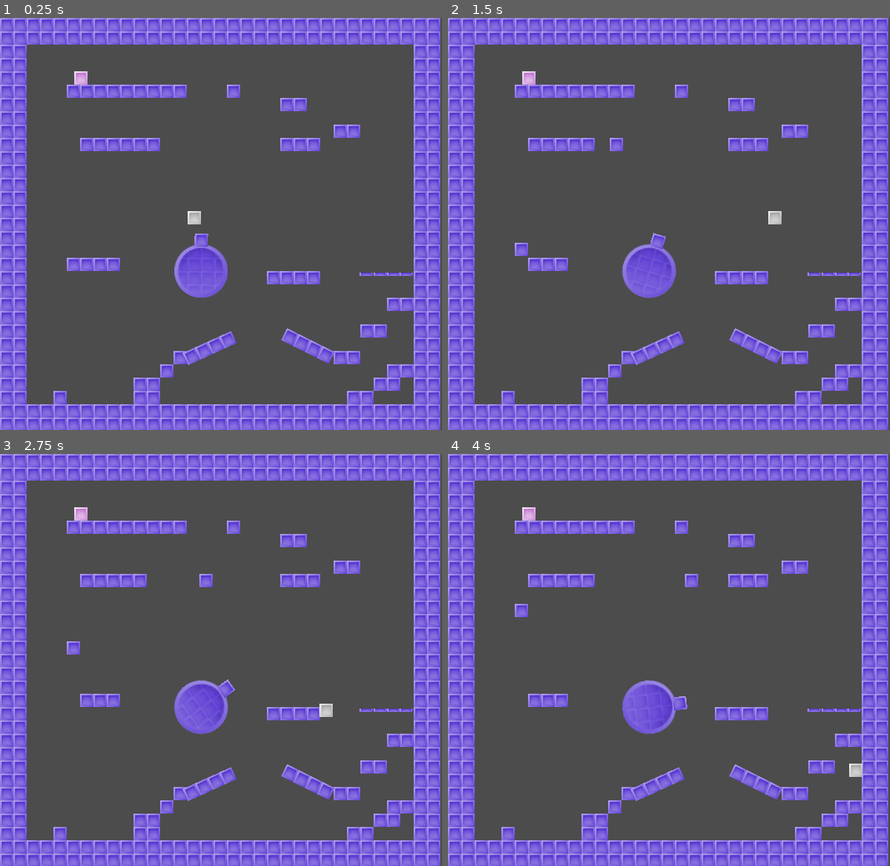
Above: before the commit, frames 1-4 (two rows, left to right).
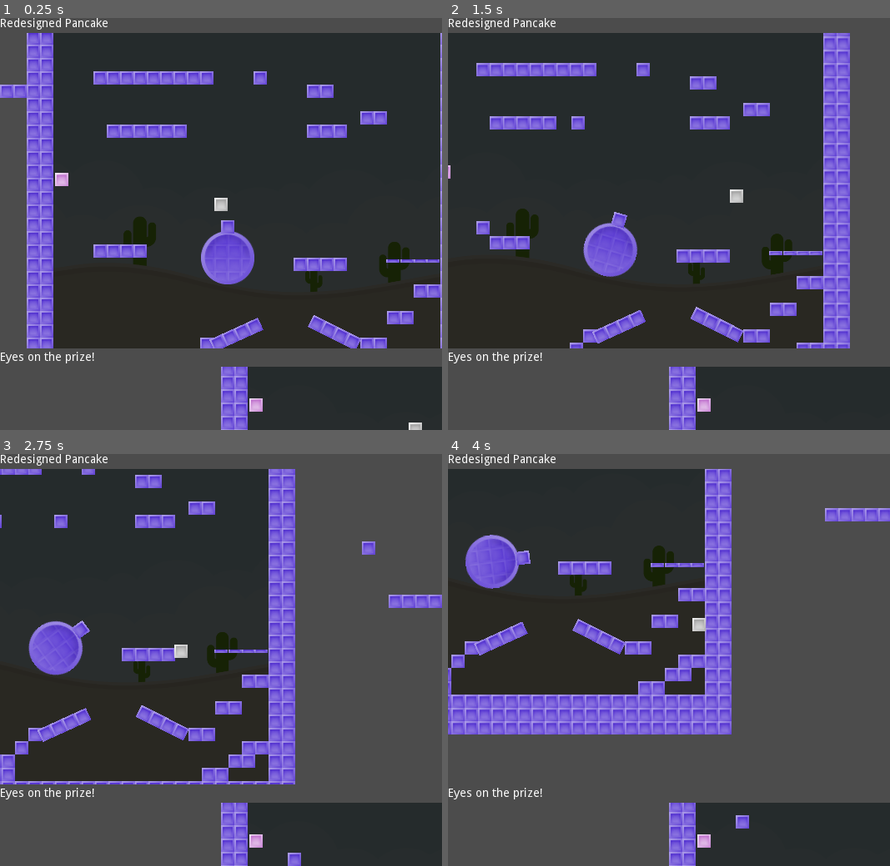
Above: after the commit, the same moments.

Repository: Northburns/redesigned-pancake
Game: Godot game, scene res://ui_spike/main_ui.tscn
Two runs of this game, one before a commit and one after it. Both use one fixed random seed, a clock stepped at 60 frames per second and the inputs below. Before the commit the project starts from res://builtin_sample/colworld.tscn.
Inputs:
- Up to frame 1 (0.25 s): no input
- Up to frame 2 (1.5 s): hold Right (move_right) from 0.53 s (still down); tap Space (jump) at 0.77 s
- Up to frame 3 (2.75 s): tap Space (jump) at 1.52 s; release Right (move_right) at 2.03 s; hold Left (move_left) from 2.03 s (still down)
- Up to frame 4 (4 s): release Left (move_left) at 2.78 s; hold Right (move_right) from 2.78 s (still down); tap Space (jump) at 3.02, 3.77 s

The runs differ from the first frame. In frame 1, 92% of the frame differs, in the area x 0-100%, y 0-100%; in frame 2, 91%; in frame 3, 74%; in frame 4, 65%.

Commit message:
some kind of split screen spike

Diff:
--- a/builtin_sample/colworld.tscn
+++ b/builtin_sample/colworld.tscn
@@ -1,11 +1,12 @@
-[gd_scene load_steps=19 format=2]
+[gd_scene load_steps=20 format=2]
 
 [ext_resource path="res://builtin_sample/colworld.gd" type="Script" id=1]
-[ext_resource path="res://builtin_sample/obstacle.png" type="Texture" id=2]
-[ext_resource path="res://builtin_sample/player.tscn" type="PackedScene" id=3]
-[ext_resource path="res://builtin_sample/princess.png" type="Texture" id=4]
-[ext_resource path="res://builtin_sample/circle.png" type="Texture" id=5]
-[ext_resource path="res://builtin_sample/long_obstacle.png" type="Texture" id=6]
+[ext_resource path="res://placeholder_art/kenney_platformer/Backgrounds/colored_desert.png" type="Texture" id=2]
+[ext_resource path="res://builtin_sample/obstacle.png" type="Texture" id=3]
+[ext_resource path="res://builtin_sample/player.tscn" type="PackedScene" id=4]
+[ext_resource path="res://builtin_sample/princess.png" type="Texture" id=5]
+[ext_resource path="res://builtin_sample/circle.png" type="Texture" id=6]
+[ext_resource path="res://builtin_sample/long_obstacle.png" type="Texture" id=7]
 
 [sub_resource type="RectangleShape2D" id=1]
 
@@ -137,7 +138,15 @@
 
 script = ExtResource( 1 )
 
-[node name="TileMap" type="TileMap" parent="." index="0"]
+[node name="Sprite" type="Sprite" parent="." index="0"]
+
+modulate = Color( 0.179688, 0.179688, 0.179688, 1 )
+position = Vector2( 261.9, 264.058 )
+scale = Vector2( 0.488477, 0.484263 )
+texture = ExtResource( 2 )
+_sections_unfolded = [ "Visibility" ]
+
+[node name="TileMap" type="TileMap" parent="." index="1"]
 
 mode = 0
 tile_set = SubResource( 2 )
@@ -158,11 +167,11 @@
 tile_data = PoolIntArray( 0, 0, 0, 1, 0, 0, 2, 0, 0, 3, 0, 0, 4, 0, 0, 5, 0, 0, 6, 0, 0, 7, 0, 0, 8, 0, 0, 9, 0, 0, 10, …(4888 unchanged characters)…
 _sections_unfolded = [ "Collision" ]
 
-[node name="player" parent="." index="1" instance=ExtResource( 3 )]
+[node name="player" parent="." index="2" instance=ExtResource( 4 )]
 
 position = Vector2( 233.06, 223.436 )
 
-[node name="moving_platform1" type="KinematicBody2D" parent="." index="2"]
+[node name="moving_platform1" type="KinematicBody2D" parent="." index="3"]
 
 position = Vector2( 274.142, 152 )
 input_pickable = false
@@ -188,7 +197,7 @@
 anims/leftright = SubResource( 4 )
 blend_times = [  ]
 
-[node name="moving_platform2" type="KinematicBody2D" parent="." index="3"]
+[node name="moving_platform2" type="KinematicBody2D" parent="." index="4"]
 
 position = Vector2( 88.3493, 284.689 )
 input_pickable = false
@@ -215,9 +224,9 @@
 anims/updown = SubResource( 6 )
 blend_times = [  ]
 
-[node name="princess" type="Area2D" parent="." index="4"]
-
-position = Vector2( 97, 72 )
+[node name="princess" type="Area2D" parent="." index="5"]
+
+position = Vector2( 39.9846, 210.466 )
 input_pickable = true
 gravity_vec = Vector2( 0, 1 )
 gravity = 98.0
@@ -225,6 +234,9 @@
 angular_damp = 1.0
 audio_bus_override = false
 audio_bus_name = "Master"
+__meta__ = {
+"_edit_group_": true
+}
 
 [node name="collision" type="CollisionShape2D" parent="princess" index="0"]
 
@@ -232,9 +244,10 @@
 
 [node name="Sprite" type="Sprite" parent="princess" index="1"]
 
-texture = ExtResource( 4 )
-
-[node name="youwin" type="Label" parent="." index="5"]
+position = Vector2( 1.89215, -0.0552826 )
+texture = ExtResource( 5 )
+
+[node name="youwin" type="Label" parent="." index="6"]
 
 visible = false
 anchor_left = 0.0
@@ -258,7 +271,7 @@
 lines_skipped = 0
 max_lines_visible = -1
 
-[node name="oneway1" type="KinematicBody2D" parent="." index="6"]
+[node name="oneway1" type="KinematicBody2D" parent="." index="7"]
 
 position = Vector2( 439, 308 )
 input_pickable = false
@@ -269,14 +282,14 @@
 [node name="sprite" type="Sprite" parent="oneway1" index="0"]
 
 scale = Vector2( 1, 0.3 )
-texture = ExtResource( 2 )
+texture = ExtResource( 3 )
 
 [node name="CollisionShape2D" type="CollisionShape2D" parent="oneway1" index="1"]
 
 shape = SubResource( 8 )
 one_way_collision = true
 
-[node name="oneway2" type="KinematicBody2D" parent="." index="7"]
+[node name="oneway2" type="KinematicBody2D" parent="." index="8"]
 
 position = Vector2( 456, 308 )
 input_pickable = false
@@ -287,14 +300,14 @@
 [node name="sprite" type="Sprite" parent="oneway2" index="0"]
 
 scale = Vector2( 1, 0.3 )
-texture = ExtResource( 2 )
+texture = ExtResource( 3 )
 
 [node name="CollisionShape2D" type="CollisionShape2D" parent="oneway2" index="1"]
 
 shape = SubResource( 8 )
 one_way_collision = true
 
-[node name="oneway3" type="KinematicBody2D" parent="." index="8"]
+[node name="oneway3" type="KinematicBody2D" parent="." index="9"]
 
 position = Vector2( 472, 308 )
 input_pickable = false
@@ -305,14 +318,14 @@
 [node name="sprite" type="Sprite" parent="oneway3" index="0"]
 
 scale = Vector2( 1, 0.3 )
-texture = ExtResource( 2 )
+texture = ExtResource( 3 )
 
 [node name="CollisionShape2D" type="CollisionShape2D" parent="oneway3" index="1"]
 
 shape = SubResource( 8 )
 one_way_collision = true
 
-[node name="oneway4" type="KinematicBody2D" parent="." index="9"]
+[node name="oneway4" type="KinematicBody2D" parent="." index="10"]
 
 position = Vector2( 487, 308 )
 input_pickable = false
@@ -323,14 +336,14 @@
 [node name="sprite" type="Sprite" parent="oneway4" index="0"]
 
 scale = Vector2( 1, 0.3 )
-texture = ExtResource( 2 )
+texture = ExtResource( 3 )
 
 [node name="CollisionShape2D" type="CollisionShape2D" parent="oneway4" index="1"]
 
 shape = SubResource( 8 )
 one_way_collision = true
 
-[node name="circle" type="KinematicBody2D" parent="." index="10"]
+[node name="circle" type="KinematicBody2D" parent="." index="11"]
 
 position = Vector2( 241.169, 304.126 )
 input_pickable = false
@@ -364,9 +377,9 @@
 [node name="boxsprite" type="Sprite" parent="circle" index="4"]
 
 position = Vector2( 0, -37.4108 )
-texture = ExtResource( 2 )
-
-[node name="platform" type="StaticBody2D" parent="." index="11"]
+texture = ExtResource( 3 )
+
+[node name="platform" type="StaticBody2D" parent="." index="12"]
 
 position = Vector2( 251.44, 396.557 )
 rotation = -0.428054
@@ -380,13 +393,13 @@
 
 [node name="sprite" type="Sprite" parent="platform" index="0"]
 
-texture = ExtResource( 6 )
+texture = ExtResource( 7 )
 
 [node name="CollisionShape2D" type="CollisionShape2D" parent="platform" index="1"]
 
 shape = SubResource( 12 )
 
-[node name="platform1" type="StaticBody2D" parent="." index="12"]
+[node name="platform1" type="StaticBody2D" parent="." index="13"]
 
 position = Vector2( 369.116, 394.016 )
 rotation = 0.465931
--- a/builtin_sample/player.tscn
+++ b/builtin_sample/player.tscn
@@ -24,3 +24,29 @@
 
 position = Vector2( -0.315559, 0.157784 )
 shape = SubResource( 1 )
+
+[node name="Camera2D" type="Camera2D" parent="." index="2"]
+
+anchor_mode = 1
+rotating = false
+current = true
+zoom = Vector2( 1, 1 )
+limit_left = -10000000
+limit_top = -10000000
+limit_right = 10000000
+limit_bottom = 10000000
+limit_smoothed = false
+drag_margin_h_enabled = true
+drag_margin_v_enabled = true
+smoothing_enabled = true
+smoothing_speed = 3.0
+offset_v = 0.0
+offset_h = 0.0
+drag_margin_left = 0.1
+drag_margin_top = 0.1
+drag_margin_right = 0.1
+drag_margin_bottom = 0.1
+editor_draw_screen = true
+editor_draw_limits = false
+editor_draw_drag_margin = false
+_sections_unfolded = [ "Drag Margin", "Editor", "Smoothing" ]
--- a/project.godot
+++ b/project.godot
@@ -11,7 +11,7 @@
 [application]
 
 config/name="Redesigned Pancake"
-run/main_scene="res://builtin_sample/colworld.tscn"
+run/main_scene="res://ui_spike/main_ui.tscn"
 config/icon="res://icon.png"
 
 [display]
--- /dev/null
+++ b/split_spike/split.tscn
@@ -0,0 +1,72 @@
+[gd_scene format=2]
+
+[node name="Main" type="Node2D" index="0"]
+
+[node name="ViewportContainer" type="ViewportContainer" parent="." index="0"]
+
+anchor_left = 0.0
+anchor_top = 0.0
+anchor_right = 0.0
+anchor_bottom = 0.0
+margin_right = 389.0
+margin_bottom = 313.0
+rect_pivot_offset = Vector2( 0, 0 )
+rect_clip_content = false
+mouse_filter = 0
+mouse_default_cursor_shape = 0
+size_flags_horizontal = 1
+size_flags_vertical = 1
+stretch = false
+stretch_shrink = 1
+
+[node name="Viewport" type="Viewport" parent="ViewportContainer" index="0"]
+
+arvr = false
+size = Vector2( 0, 0 )
+own_world = false
+world = null
+transparent_bg = false
+msaa = 0
+hdr = true
+disable_3d = false
+usage = 0
+debug_draw = 0
+render_target_v_flip = false
+render_target_clear_mode = 0
+render_target_update_mode = 2
+audio_listener_enable_2d = false
+audio_listener_enable_3d = false
+physics_object_picking = false
+gui_disable_input = false
+gui_snap_controls_to_pixels = true
+shadow_atlas_size = 0
+shadow_atlas_quad_0 = 2
+shadow_atlas_quad_1 = 2
+shadow_atlas_quad_2 = 3
+shadow_atlas_quad_3 = 4
+_sections_unfolded = [ "Rendering" ]
+
+[node name="Camera2D" type="Camera2D" parent="ViewportContainer/Viewport" index="0"]
+
+anchor_mode = 1
+rotating = false
+current = false
+zoom = Vector2( 1, 1 )
+limit_left = -10000000
+limit_top = -10000000
+limit_right = 10000000
+limit_bottom = 10000000
+limit_smoothed = false
+drag_margin_h_enabled = true
+drag_margin_v_enabled = true
+smoothing_enabled = false
+smoothing_speed = 5.0
+offset_v = 0.0
+offset_h = 0.0
+drag_margin_left = 0.2
+drag_margin_top = 0.2
+drag_margin_right = 0.2
+drag_margin_bottom = 0.2
+editor_draw_screen = true
+editor_draw_limits = false
+editor_draw_drag_margin = false
--- /dev/null
+++ b/ui_spike/Camera2D.gd
@@ -0,0 +1,7 @@
+extends Camera2D
+
+var target = null
+
+func _physics_process(delta):
+    if target:
+        position = target.position
--- /dev/null
+++ b/ui_spike/main_ui.gd
@@ -0,0 +1,18 @@
+extends MarginContainer
+
+onready var viewport1 = $VBoxContainer/VpCont_Main/Viewport
+onready var viewport2 = $VBoxContainer/VpCont_Goal/Viewport
+onready var camera1 = $VBoxContainer/VpCont_Main/Viewport/colworld/player/Camera2D
+onready var camera2 = $VBoxContainer/VpCont_Goal/Viewport/Camera2D
+onready var world = $VBoxContainer/VpCont_Main/Viewport/colworld
+
+func _ready():
+	assert(viewport1 != null)
+	assert(viewport2 != null)
+	assert(camera1 != null)
+	assert(camera2 != null)
+	assert(world != null)
+	viewport2.world_2d = viewport1.world_2d
+	var target = $VBoxContainer/VpCont_Main/Viewport/colworld/princess
+	assert(target != null)
+	camera2.target = target
--- /dev/null
+++ b/ui_spike/main_ui.tscn
@@ -0,0 +1,195 @@
+[gd_scene load_steps=4 format=2]
+
+[ext_resource path="res://ui_spike/main_ui.gd" type="Script" id=1]
+[ext_resource path="res://builtin_sample/colworld.tscn" type="PackedScene" id=2]
+[ext_resource path="res://ui_spike/Camera2D.gd" type="Script" id=3]
+
+[node name="MarginContainer" type="MarginContainer"]
+
+anchor_left = 0.0
+anchor_top = 0.0
+anchor_right = 1.0
+anchor_bottom = 1.0
+rect_pivot_offset = Vector2( 0, 0 )
+rect_clip_content = false
+mouse_filter = 0
+mouse_default_cursor_shape = 0
+size_flags_horizontal = 3
+size_flags_vertical = 3
+script = ExtResource( 1 )
+_sections_unfolded = [ "Anchor", "Grow Direction", "Theme", "custom_constants" ]
+
+[node name="VBoxContainer" type="VBoxContainer" parent="." index="0"]
+
+anchor_left = 0.0
+anchor_top = 0.0
+anchor_right = 0.0
+anchor_bottom = 0.0
+margin_left = 8.0
+margin_right = 530.0
+margin_bottom = 495.0
+rect_pivot_offset = Vector2( 0, 0 )
+rect_clip_content = false
+mouse_filter = 1
+mouse_default_cursor_shape = 0
+size_flags_horizontal = 1
+size_flags_vertical = 1
+alignment = 0
+_sections_unfolded = [ "Anchor" ]
+
+[node name="Label" type="Label" parent="VBoxContainer" index="0"]
+
+anchor_left = 0.0
+anchor_top = 0.0
+anchor_right = 0.0
+anchor_bottom = 0.0
+margin_right = 522.0
+margin_bottom = 14.0
+rect_pivot_offset = Vector2( 0, 0 )
+rect_clip_content = false
+mouse_filter = 2
+mouse_default_cursor_shape = 0
+size_flags_horizontal = 1
+size_flags_vertical = 4
+text = "Redesigned Pancake"
+percent_visible = 1.0
+lines_skipped = 0
+max_lines_visible = -1
+
+[node name="VpCont_Main" type="ViewportContainer" parent="VBoxContainer" index="1"]
+
+anchor_left = 0.0
+anchor_top = 0.0
+anchor_right = 0.0
+anchor_bottom = 0.0
+margin_top = 18.0
+margin_right = 522.0
+margin_bottom = 397.0
+rect_pivot_offset = Vector2( 0, 0 )
+rect_clip_content = false
+mouse_filter = 0
+mouse_default_cursor_shape = 0
+size_flags_horizontal = 1
+size_flags_vertical = 3
+stretch = true
+stretch_shrink = 1
+_sections_unfolded = [ "Size Flags" ]
+
+[node name="Viewport" type="Viewport" parent="VBoxContainer/VpCont_Main" index="0"]
+
+arvr = false
+size = Vector2( 522, 379 )
+own_world = false
+world = null
+transparent_bg = false
+msaa = 0
+hdr = true
+disable_3d = false
+usage = 2
+debug_draw = 0
+render_target_v_flip = false
+render_target_clear_mode = 0
+render_target_update_mode = 3
+audio_listener_enable_2d = false
+audio_listener_enable_3d = false
+physics_object_picking = false
+gui_disable_input = false
+gui_snap_controls_to_pixels = true
+shadow_atlas_size = 0
+shadow_atlas_quad_0 = 2
+shadow_atlas_quad_1 = 2
+shadow_atlas_quad_2 = 3
+shadow_atlas_quad_3 = 4
+
+[node name="colworld" parent="VBoxContainer/VpCont_Main/Viewport" index="0" instance=ExtResource( 2 )]
+
+[node name="Label2" type="Label" parent="VBoxContainer" index="2"]
+
+anchor_left = 0.0
+anchor_top = 0.0
+anchor_right = 0.0
+anchor_bottom = 0.0
+margin_top = 401.0
+margin_right = 522.0
+margin_bottom = 415.0
+rect_pivot_offset = Vector2( 0, 0 )
+rect_clip_content = false
+mouse_filter = 2
+mouse_default_cursor_shape = 0
+size_flags_horizontal = 1
+size_flags_vertical = 4
+text = "Eyes on the prize!"
+percent_visible = 1.0
+lines_skipped = 0
+max_lines_visible = -1
+
+[node name="VpCont_Goal" type="ViewportContainer" parent="VBoxContainer" index="3"]
+
+anchor_left = 0.0
+anchor_top = 0.0
+anchor_right = 0.0
+anchor_bottom = 0.0
+margin_top = 419.0
+margin_right = 522.0
+margin_bottom = 495.0
+rect_pivot_offset = Vector2( 0, 0 )
+rect_clip_content = false
+mouse_filter = 0
+mouse_default_cursor_shape = 0
+size_flags_horizontal = 3
+size_flags_vertical = 3
+size_flags_stretch_ratio = 0.2
+stretch = true
+stretch_shrink = 1
+
+[node name="Viewport" type="Viewport" parent="VBoxContainer/VpCont_Goal" index="0"]
+
+arvr = false
+size = Vector2( 522, 76 )
+own_world = false
+world = null
+transparent_bg = false
+msaa = 0
+hdr = true
+disable_3d = false
+usage = 2
+debug_draw = 0
+render_target_v_flip = false
+render_target_clear_mode = 0
+render_target_update_mode = 3
+audio_listener_enable_2d = false
+audio_listener_enable_3d = false
+physics_object_picking = false
+gui_disable_input = false
+gui_snap_controls_to_pixels = true
+shadow_atlas_size = 0
+shadow_atlas_quad_0 = 2
+shadow_atlas_quad_1 = 2
+shadow_atlas_quad_2 = 3
+shadow_atlas_quad_3 = 4
+
+[node name="Camera2D" type="Camera2D" parent="VBoxContainer/VpCont_Goal/Viewport" index="0"]
+
+anchor_mode = 1
+rotating = false
+current = true
+zoom = Vector2( 1, 1 )
+limit_left = -10000000
+limit_top = -10000000
+limit_right = 10000000
+limit_bottom = 10000000
+limit_smoothed = false
+drag_margin_h_enabled = true
+drag_margin_v_enabled = true
+smoothing_enabled = false
+smoothing_speed = 5.0
+offset_v = 0.0
+offset_h = 0.0
+drag_margin_left = 0.2
+drag_margin_top = 0.2
+drag_margin_right = 0.2
+drag_margin_bottom = 0.2
+editor_draw_screen = true
+editor_draw_limits = false
+editor_draw_drag_margin = false
+script = ExtResource( 3 )
Not shown: 5 places in builtin_sample/colworld.tscn that only renumber resources
